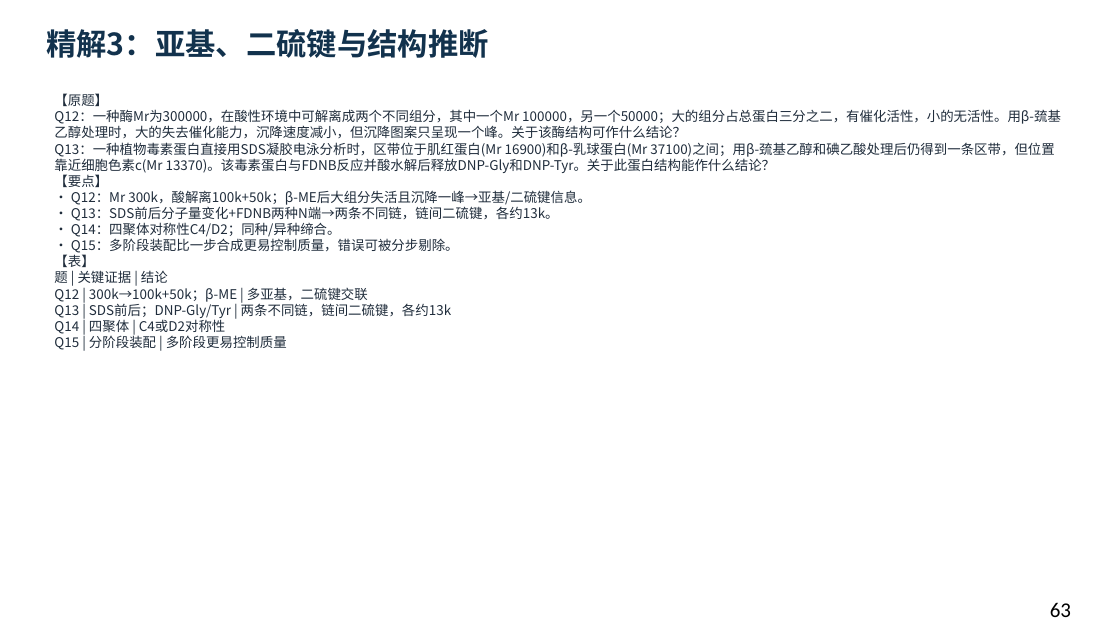
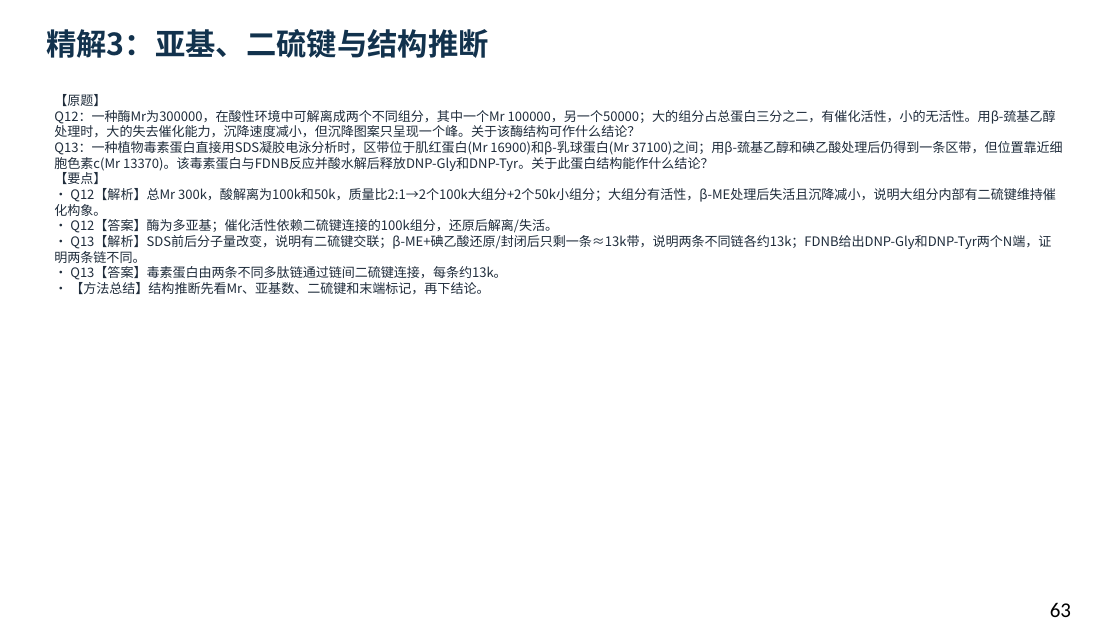
Before and after one commit to newkan-li/Biochemistry, a slide deck: slide 63 of downloads/bc03-ai-style.pptx. Drawn at 1120x630 pixels with LibreOffice and Linux fonts; fonts in the diff are those of the drawing. Boxes give left, top, right and bottom in pixels: in the first picture for what was removed or moved away, otherwise in the second. Text is boxed around its words. In the diff, an @@ line names an element or a change of style, - is before the commit and + after.

Commit message:
bc03全部精解页改为原题→解析→答案;精解2 Q4/Q5/Q6/Q9/Q11补步骤,去掉压缩表格;下载版更新;版本20261112j

```diff
--- a/downloads/bc03-ai-style.pptx
+++ b/downloads/bc03-ai-style.pptx
@@ text at (54, 94, 1063, 294): text changed; size 11.5 to 11.2 pt @@
-【原题】
-Q12：一种酶Mr为300000，在酸性环境中可解离成两个不同组分，其中一个Mr 100000，另一个50000；大的组分占总蛋白三分之二，有催化活性，小的无活性。用β-巯基乙醇处理时，大的失去催化能力，沉降速度减小，但沉降图案只呈现一个峰。关于该酶结构可作什么结论？
-Q13：一种植物毒素蛋白直接用SDS凝胶电泳分析时，区带位于肌红蛋白(Mr 16900)和β-乳球蛋白(Mr 37100)之间；用β-巯基乙醇和碘乙酸处理后仍得到一条区带，但位置靠近细胞色素c(Mr 13370)。该毒素蛋白与FDNB反应并酸水解后释放DNP-Gly和DNP-Tyr。关于此蛋白结构能作什么结论？
-【要点】
-• Q12：Mr 300k，酸解离100k+50k；β-ME后大组分失活且沉降一峰→亚基/二硫键信息。
-• Q13：SDS前后分子量变化+FDNB两种N端→两条不同链，链间二硫键，各约13k。
-• Q14：四聚体对称性C4/D2；同种/异种缔合。
-• Q15：多阶段装配比一步合成更易控制质量，错误可被分步剔除。
-【表】
-题 | 关键证据 | 结论
-Q12 | 300k→100k+50k；β-ME | 多亚基，二硫键交联
-Q13 | SDS前后；DNP-Gly/Tyr | 两条不同链，链间二硫键，各约13k
-Q14 | 四聚体 | C4或D2对称性
-Q15 | 分阶段装配 | 多阶段更易控制质量
+【原题】
+Q12：一种酶Mr为300000，在酸性环境中可解离成两个不同组分，其中一个Mr 100000，另一个50000；大的组分占总蛋白三分之二，有催化活性，小的无活性。用β-巯基乙醇处理时，大的失去催化能力，沉降速度减小，但沉降图案只呈现一个峰。关于该酶结构可作什么结论？
+Q13：一种植物毒素蛋白直接用SDS凝胶电泳分析时，区带位于肌红蛋白(Mr 16900)和β-乳球蛋白(Mr 37100)之间；用β-巯基乙醇和碘乙酸处理后仍得到一条区带，但位置靠近细胞色素c(Mr 13370)。该毒素蛋白与FDNB反应并酸水解后释放DNP-Gly和DNP-Tyr。关于此蛋白结构能作什么结论？
+【要点】
+• Q12【解析】总Mr 300k，酸解离为100k和50k，质量比2:1→2个100k大组分+2个50k小组分；大组分有活性，β-ME处理后失活且沉降减小，说明大组分内部有二硫键维持催化构象。
+• Q12【答案】酶为多亚基；催化活性依赖二硫键连接的100k组分，还原后解离/失活。
+• Q13【解析】SDS前后分子量改变，说明有二硫键交联；β-ME+碘乙酸还原/封闭后只剩一条≈13k带，说明两条不同链各约13k；FDNB给出DNP-Gly和DNP-Tyr两个N端，证明两条链不同。
+• Q13【答案】毒素蛋白由两条不同多肽链通过链间二硫键连接，每条约13k。
+• 【方法总结】结构推断先看Mr、亚基数、二硫键和末端标记，再下结论。
```
Also in this commit, not shown: 81 other slides changed, 5 other files.
